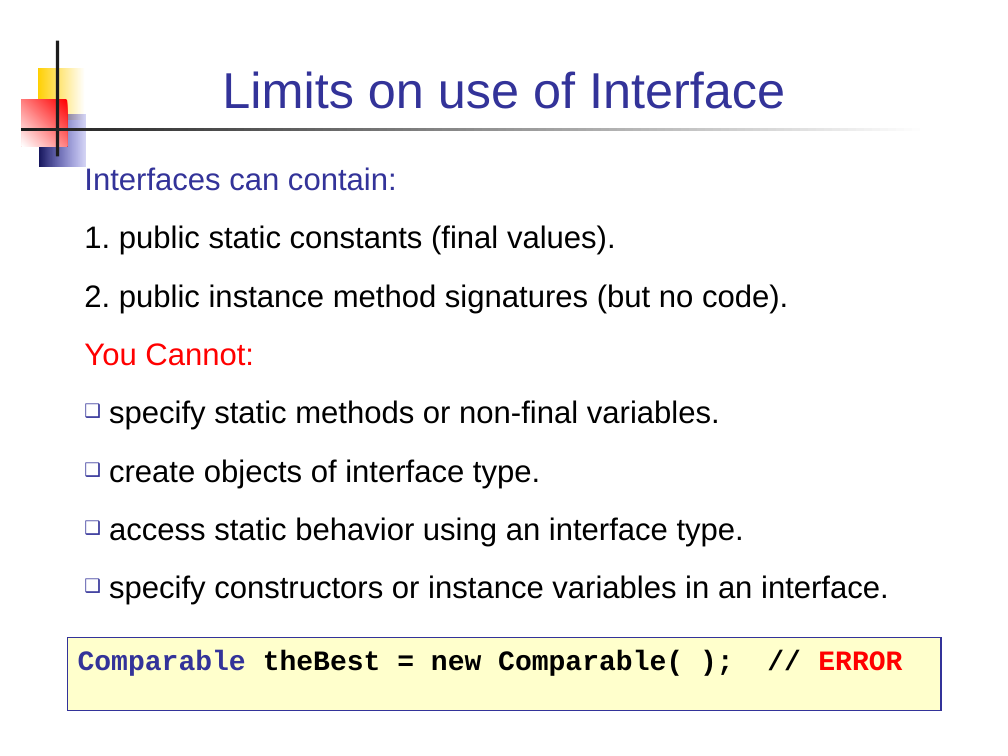
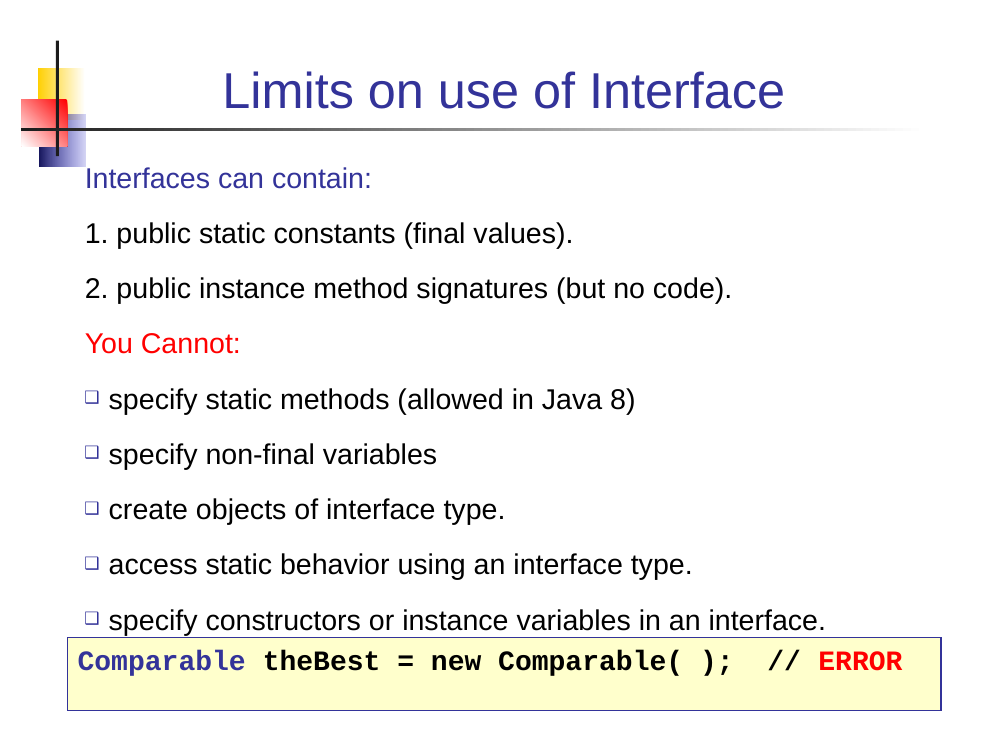
Before and after one commit to skeoop/skeoop.github.io, a slide deck: slide 23 of week2/1-Interfaces.ppt (slide 26 before the commit). Drawn at 1008x756 pixels with LibreOffice and Linux fonts; fonts in the diff are those of the drawing. Boxes give left, top, right and bottom in pixels: in the first picture for what was removed or moved away, otherwise in the second. Text is boxed around its words. In the diff, an @@ line names an element or a change of style, - is before the commit and + after.

```diff
--- a/week2/1-Interfaces.ppt
+++ b/week2/1-Interfaces.ppt
@@ text at [85,165,826,631]: size 22.2 to 20.4 pt in "Interfaces can contain:", "1. public static constants (final values).", "2. public instance method signatures (but no ...", "You Cannot:" and 3 more places; indent changed @@
@@ text at [109,388,635,470]: text changed; size 22.2 to 20.4 pt @@
-❑ specify static methods or non-final variables.
+❑ specify static methods (allowed in Java 8)
+❑ specify non-final variables
```
Also in this commit, not shown: 36 other slides changed, 2 slides added, 10 slides removed.
